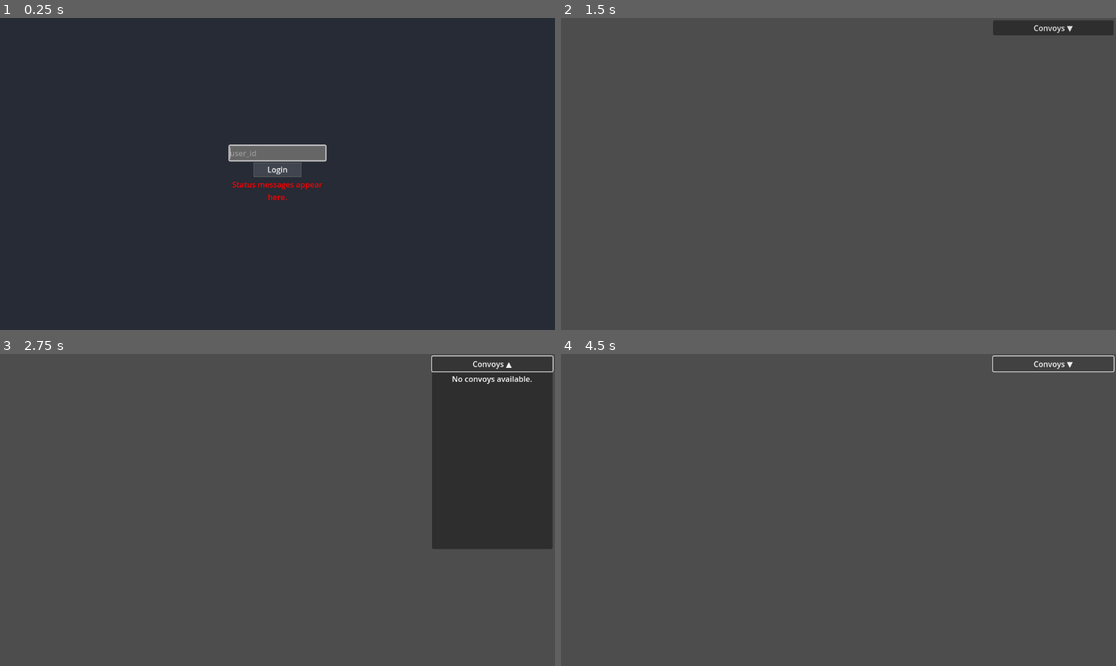
Above: before the commit, frames 1-4 (two rows, left to right).
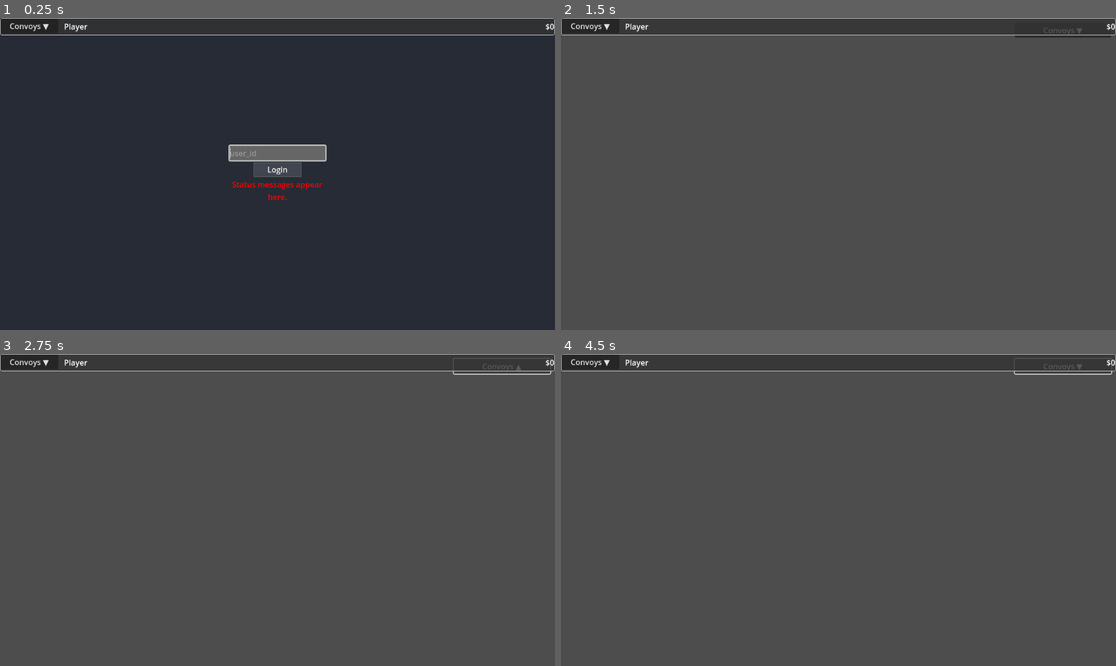
Above: after the commit, the same moments.

Repository: OoriData/DF_Godot
Game: Godot game, scene res://Scenes/GameRoot.tscn
Same seed, same stepped clock (60 frames per second), same inputs: the game is played once before the commit and once after it.
Inputs (mouse positions are in pixels of both pictures, inside the frame that each line leads up to):
- Up to frame 1 (0.25 s): no input
- Up to frame 2 (1.5 s): click (838, 152) at 0.52 s; type "Alex" at 0.6 s; click "Login" at 1.25 s
- Up to frame 3 (2.75 s): click "Convoys ▼" at 2 s
- Up to frame 4 (4.5 s): click "Convoys ▲" at 2.75 s; click "Convoys ▼" at 3.5 s; click "Convoys ▲" at 4.25 s

The runs differ from the first frame. In frame 1, 0.6% of the frame differs, in the area x 0-100%, y 0-6%; in frame 2, 1.2%; in frame 3, 13%, in the area x 0-100%, y 0-63%; in frame 4, 1.3%.

Commit message:
Starting on a nav bar,  little wonky.

Diff:
--- a/Scenes/ConvoyListPanel.tscn
+++ b/Scenes/ConvoyListPanel.tscn
@@ -2,23 +2,21 @@
 
 [ext_resource type="Script" uid="uid://pnchtjdqye7r" path="res://Scripts/UI/convoy_list_panel.gd" id="1_7so3h"]
 
-[node name="ConvoyListPanel" type="PanelContainer"]
+[node name="ConvoyListPanel" type="VBoxContainer"]
 script = ExtResource("1_7so3h")
 
-[node name="MainVBox" type="VBoxContainer" parent="."]
-layout_mode = 2
-
-[node name="ToggleButton" type="Button" parent="MainVBox"]
+[node name="ToggleButton" type="Button" parent="."]
+custom_minimum_size = Vector2(120, 0)
 layout_mode = 2
 text = "Convoys"
 
-[node name="ListScrollContainer" type="ScrollContainer" parent="MainVBox"]
+[node name="ListScrollContainer" type="ScrollContainer" parent="."]
 unique_name_in_owner = true
 layout_mode = 2
 size_flags_vertical = 3
 follow_focus = true
 
-[node name="ConvoyItemsContainer" type="VBoxContainer" parent="MainVBox/ListScrollContainer"]
+[node name="ConvoyItemsContainer" type="VBoxContainer" parent="ListScrollContainer"]
 unique_name_in_owner = true
 layout_mode = 2
 size_flags_horizontal = 3
--- a/Scenes/MapView.tscn
+++ b/Scenes/MapView.tscn
@@ -7,7 +7,21 @@
 [ext_resource type="Script" uid="uid://bhrh158fxnj1g" path="res://Scripts/UI/UI_manager.gd" id="3_xagsy"]
 [ext_resource type="Script" uid="uid://btt1pkuxc2tbe" path="res://Scripts/Map/map_interaction_manager.gd" id="4_b4rp0"]
 [ext_resource type="Script" uid="uid://17krngr1jkib" path="res://Scripts/System/game_timers.gd" id="5_b5irg"]
+[ext_resource type="PackedScene" uid="uid://c5w2h7q3g6y0x" path="res://Scenes/UserInfoDisplay.tscn" id="9_j4x7k"]
+[ext_resource type="PackedScene" uid="uid://dkvjop71jseg6" path="res://Scenes/ConvoyListPanel.tscn" id="10_g5678"]
 [ext_resource type="Script" uid="uid://bn8ay5uej4yb1" path="res://Scripts/Map/convoy_visuals_manager.gd" id="8_hvyeg"]
+
+[sub_resource type="StyleBoxFlat" id="StyleBoxFlat_y2q8v"]
+bg_color = Color(0.2, 0.2, 0.2, 0.8)
+border_width_left = 1
+border_width_top = 1
+border_width_right = 1
+border_width_bottom = 1
+border_color = Color(0.8, 0.8, 0.8, 1)
+corner_radius_top_left = 4
+corner_radius_top_right = 4
+corner_radius_bottom_left = 4
+corner_radius_bottom_right = 4
 
 [node name="MapRender" type="Node2D"]
 script = ExtResource("1_qf4ax")
@@ -32,6 +46,25 @@
 [node name="MapCamera" type="Camera2D" parent="."]
 
 [node name="ScreenSpaceUI" type="CanvasLayer" parent="."]
+
+[node name="TopNavBar" type="PanelContainer" parent="ScreenSpaceUI"]
+anchors_preset = 10
+anchor_right = 1.0
+offset_bottom = 36.0
+grow_horizontal = 2
+theme_override_styles/panel = SubResource("StyleBoxFlat_y2q8v")
+
+[node name="ContentHBox" type="HBoxContainer" parent="ScreenSpaceUI/TopNavBar"]
+layout_mode = 2
+theme_override_constants/separation = 12
+
+[node name="ConvoyListPanel" parent="ScreenSpaceUI/TopNavBar/ContentHBox" instance=ExtResource("10_g5678")]
+layout_mode = 2
+
+[node name="UserInfoDisplay" parent="ScreenSpaceUI/TopNavBar/ContentHBox" instance=ExtResource("9_j4x7k")]
+layout_mode = 2
+size_flags_horizontal = 3
+hide_on_convoy_select = true
 
 [node name="UIManagerNode" type="Node2D" parent="ScreenSpaceUI"]
 script = ExtResource("3_xagsy")
--- a/Scenes/UserInfoDisplay.tscn
+++ b/Scenes/UserInfoDisplay.tscn
@@ -1,20 +1,17 @@
 [gd_scene load_steps=2 format=3 uid="uid://c5w2h7q3g6y0x"]
 
-[ext_resource type="Script" path="res://Scripts/Menus/user_info_display.gd" id="1_83a3p"]
+[ext_resource type="Script" path="res://Scripts/UI/user_info_display.gd" id="1_83a3p"]
 
-[node name="UserInfoDisplay" type="PanelContainer"]
+[node name="UserInfoDisplay" type="HBoxContainer"]
 script = ExtResource("1_83a3p")
 
-[node name="UserInfoHBox" type="HBoxContainer" parent="."]
-layout_mode = 2
-
-[node name="UsernameLabel" type="Label" parent="UserInfoHBox"]
+[node name="UsernameLabel" type="Label" parent="."]
 layout_mode = 2
 size_flags_horizontal = 3
 text = "Player"
 vertical_alignment = 1
 
-[node name="UserMoneyLabel" type="Label" parent="UserInfoHBox"]
+[node name="UserMoneyLabel" type="Label" parent="."]
 layout_mode = 2
 size_flags_horizontal = 3
 text = "$0"
--- a/Scripts/System/game_data_manager.gd
+++ b/Scripts/System/game_data_manager.gd
@@ -10,6 +10,8 @@
 # Emitted when the current user's data (like money) is updated.
 signal user_data_updated(user_data: Dictionary)
 signal vendor_panel_data_ready(vendor_panel_data: Dictionary)
+# Emitted when a convoy is selected or deselected in the UI.
+signal convoy_selection_changed(selected_convoy: Variant)
 
 
 # --- Node References ---
@@ -24,6 +26,7 @@
 var all_settlement_data: Array = []
 var all_convoy_data: Array = [] # Stores augmented convoy data
 var current_user_data: Dictionary = {}
+var _selected_convoy = null
 var convoy_id_to_color_map: Dictionary = {}
 
 # --- Internal State ---
@@ -338,6 +341,19 @@
 	"""Returns the cached user data dictionary."""
 	return current_user_data
 
+func select_convoy(convoy: Variant) -> void:
+	"""
+	Sets the currently selected convoy and emits the convoy_selection_changed signal.
+	Pass null to deselect.
+	"""
+	if _selected_convoy != convoy:
+		_selected_convoy = convoy
+		convoy_selection_changed.emit(_selected_convoy)
+
+func get_selected_convoy() -> Variant:
+	"""Returns the currently selected convoy, or null if none is selected."""
+	return _selected_convoy
+
 
 func get_settlement_name_from_coords(target_x: int, target_y: int) -> String:
 	"""
--- a/Scripts/System/main.gd
+++ b/Scripts/System/main.gd
@@ -21,9 +21,9 @@
 # IMPORTANT: Adjust the path "$GameTimersNode" to the actual path of your GameTimers node in your scene tree.
 @onready var game_timers_node: Node = $GameTimersNode # Adjust if necessary
 # IMPORTANT: Adjust the path "$ConvoyListPanel" to the actual path of your ConvoyListPanel node. Ensure its type matches.
-# ConvoyListPanel is a child of MenuUILayer, which is a sibling of MapViewportContainer.
-# ConvoyListPanel's root node type is now expected to be ScrollContainer.
-@onready var convoy_list_panel_node: PanelContainer = $"../../MenuUILayer/ConvoyListPanel"
+# The ConvoyListPanel's root node type was refactored to VBoxContainer.
+# The ConvoyListPanel is now correctly located inside the TopNavBar.
+@onready var convoy_list_panel_node: VBoxContainer = $ScreenSpaceUI/TopNavBar/ContentHBox/ConvoyListPanel
 # Reference to the MenuManager in GameRoot.tscn
 
 var menu_manager_ref: Control = null
@@ -324,66 +324,17 @@
 		printerr('Main: DetailedViewToggleCheckbox node not found or invalid. Check the path in main.gd.')
 
 	# --- Setup Convoy List Panel ---
-	# More detailed check for ConvoyListPanel path
-	var menu_ui_layer_check_node = get_node_or_null("../../MenuUILayer") # Adjusted path for check
-	if is_instance_valid(menu_ui_layer_check_node):
-		# print("Main (_ready): Parent 'MenuUILayer' FOUND. Name: '%s', Type: '%s', Visible: %s" % [menu_ui_layer_check_node.name, menu_ui_layer_check_node.get_class(), menu_ui_layer_check_node.visible])
-		# if menu_ui_layer_check_node is CanvasLayer:
-		# 	print("Main (_ready): 'MenuUILayer' is a CanvasLayer. Layer ID: %s" % menu_ui_layer_check_node.layer)
-		# # --- DEBUG: Force MenuUILayer visible to test ConvoyListPanel visibility ---
-		menu_ui_layer_check_node.visible = true
-	else:
-		printerr("Main (_ready): CRITICAL - Parent node '../MenuUILayer' NOT FOUND relative to '%s'. ConvoyListPanel will not be visible." % self.name)
-
-	# The error messages below also need to reflect the new path logic if they trigger.
-	if not is_instance_valid(menu_ui_layer_check_node):
-		printerr("Main (_ready): Node '../../MenuUILayer' NOT FOUND relative to '%s'. The path '../../MenuUILayer/ConvoyListPanel' will fail." % self.name)
-	elif not is_instance_valid(menu_ui_layer_check_node.get_node_or_null("ConvoyListPanel")): # Adjusted check
-		printerr("Main (_ready): Node '../../MenuUILayer' WAS FOUND, but it does not have a child named 'ConvoyListPanel'. The path '../../MenuUILayer/ConvoyListPanel' will fail.")
-
 	if is_instance_valid(convoy_list_panel_node):
-		# print("Main: ConvoyListPanel node found.")
-		convoy_list_panel_node.visible = true # Explicitly set to visible (ensure parent MenuUILayer is also visible)
-		# TEMPORARY DEBUG: Force size and position
-		# Ensure the node type is correct as well. If it's not a PanelContainer or compatible, methods might fail.
-		# print("Main: ConvoyListPanel node type: ", convoy_list_panel_node.get_class())
-
-		convoy_list_panel_node.custom_minimum_size = Vector2(250, 400) # Keep forced size for now, or set in editor
-		# print("Main: ConvoyListPanel TEMPORARILY forced size and position.")
-		# Set z_index to ensure it's drawn above the map and potentially other base UI.
-		# Adjust this value as needed. For example, `2` would put it on the same layer as detailed_view_toggle.
-		# `3` would put it above the toggle.
-		convoy_list_panel_node.z_index = 2
-
 		if convoy_list_panel_node.has_signal("convoy_selected_from_list"):
 			convoy_list_panel_node.convoy_selected_from_list.connect(_on_convoy_selected_from_list_panel) # Corrected signal name
 			# print("Main: Connected to ConvoyListPanel.convoy_selected_from_list signal.")
 		else:
 			printerr("Main: ConvoyListPanel node does not have 'convoy_selected_from_list' signal.")
-		# Initial population (likely with empty data if convoys load async).
-		# Defer this call to ensure ConvoyListPanel's _ready() and its @onready vars are fully settled.
 		if convoy_list_panel_node.has_method("populate_convoy_list"):
 			# print("Main: Scheduling population of ConvoyListPanel initially with _all_convoy_data count: ", _all_convoy_data.size()) # DEBUG
 			convoy_list_panel_node.call_deferred("populate_convoy_list", []) # Initially empty, will be populated by GDM signal
-			# Defer position update as well, in case it depends on the panel's size after population.
-			call_deferred("_update_convoy_list_panel_position")
-
-		# --- DEBUG: ConvoyListPanel final state check in main.gd ---
-		# print("Main (_ready): ConvoyListPanel final state check:")
-		# print("  - IsValid: ", is_instance_valid(convoy_list_panel_node))
-		# print("  - Visible: ", convoy_list_panel_node.visible)
-		# print("  - Size: ", convoy_list_panel_node.size) # Check actual size after potential layout updates
-		# print("  - Custom Min Size: ", convoy_list_panel_node.custom_minimum_size)
-		# print("  - Position: ", convoy_list_panel_node.position)
-		# print("  - Modulate: ", convoy_list_panel_node.modulate) # Check alpha
-		# print("  - Global Position: ", convoy_list_panel_node.global_position)
-		# print("  - Z Index: ", convoy_list_panel_node.z_index)
-		# if is_instance_valid(convoy_list_panel_node.get_parent()):
-			# print("  - Parent Visible: ", convoy_list_panel_node.get_parent().visible)
-			# if convoy_list_panel_node.get_parent() is CanvasLayer:
-				# print("  - Parent CanvasLayer Layer: ", convoy_list_panel_node.get_parent().layer)
 	else: # This means the @onready var convoy_list_panel_node is null or invalid
-		printerr("Main: ConvoyListPanel node (assigned via @onready var using path '../../MenuUILayer/ConvoyListPanel') is NOT VALID in _ready(). Please verify the node path and names in your scene tree are exactly '../../MenuUILayer/ConvoyListPanel' relative to the node with main.gd.")
+		printerr("Main: ConvoyListPanel node is NOT VALID in _ready(). Please verify the node path in main.gd.")
 
 	# Defer initial layout until the node is visible to avoid interfering with other scenes (like a login screen).
 	# _on_viewport_size_changed()
@@ -565,8 +516,6 @@
 		_update_refresh_notification_position()
 	if is_instance_valid(detailed_view_toggle):
 		_update_detailed_view_toggle_position()
-	if is_instance_valid(convoy_list_panel_node):
-		_update_convoy_list_panel_position() # This needs to use main window rect
 
 	# _apply_map_camera_and_ui_layout() is simplified as camera offset is now simpler.
 
@@ -1017,31 +966,6 @@
 		map_view_rect.position.y + map_view_rect.size.y - toggle_size.y - padding
 	)
 
-func _update_convoy_list_panel_position() -> void:
-	if not is_instance_valid(convoy_list_panel_node):
-		return
-
-	var viewport_size = get_viewport_rect().size
-	# ConvoyListPanel is on MenuUILayer (CanvasLayer), so its positioning should be relative to the main game window.
-	var main_window_rect = get_tree().root.get_visible_rect()
-	var fixed_panel_size = convoy_list_panel_node.custom_minimum_size
-
-	# If custom_minimum_size was not set or is zero (e.g., if _ready didn't set it yet,
-	# though it should have), fallback to a default.
-	if fixed_panel_size == Vector2.ZERO:
-		fixed_panel_size = Vector2(250, 400) # Default fixed size from _ready
-		convoy_list_panel_node.custom_minimum_size = fixed_panel_size # Ensure it's set
-
-	var padding = label_map_edge_padding # Use the existing padding variable
-
-	convoy_list_panel_node.position = Vector2(
-		main_window_rect.size.x - fixed_panel_size.x - padding,  # Position from the right edge of main window
-		padding     # Position from the top edge of main window
-	)
-	# Explicitly set the size of the panel to its fixed size.
-	# This ensures it doesn't expand even if some other layout property tries to make it.
-	convoy_list_panel_node.size = fixed_panel_size
-
 # _on_connector_lines_container_draw is now handled by UIManager.gd
 
 # --- Signal Handlers for MapInteractionManager ---
--- a/Scripts/UI/convoy_list_panel.gd
+++ b/Scripts/UI/convoy_list_panel.gd
@@ -1,49 +1,31 @@
-extends PanelContainer
+extends VBoxContainer
 
 # Emitted when a convoy is selected from this list.
 # Passes the full convoy_data dictionary of the selected convoy.
 signal convoy_selected_from_list(convoy_data)
 
-@onready var toggle_button: Button = $MainVBox/ToggleButton
-@onready var list_scroll_container: ScrollContainer = $MainVBox/ListScrollContainer
-@onready var list_item_container: VBoxContainer = $MainVBox/ListScrollContainer/ConvoyItemsContainer
-@onready var main_vbox: VBoxContainer = $MainVBox # Add @onready for MainVBox
-
-# Z-index constants for managing draw order
-# Default z-index is handled by _base_z_index when the panel is closed.
-# Z-index when the list is open. This needs to be higher than MenuManager's MENU_MANAGER_ACTIVE_Z_INDEX (currently 150).
-const EXPANDED_OVERLAY_Z_INDEX = 200
-
-var _panel_style_open: StyleBox
-var _panel_style_closed: StyleBox
-# var _base_z_index: int # No longer needed as we'll maintain a high z-index
+@onready var toggle_button: Button = $ToggleButton
+@onready var list_scroll_container: ScrollContainer = %ListScrollContainer
+@onready var list_item_container: VBoxContainer = %ConvoyItemsContainer
 
 # Add a reference to GameDataManager
 var gdm: Node = null
 
 func _ready():
-	# self.z_index is now consistently managed by _update_panel_appearance
-	_panel_style_open = get_theme_stylebox("panel", "PanelContainer")
-	_panel_style_closed = StyleBoxEmpty.new() # Completely transparent, no drawing
-
 	# Critical node checks
 	if not is_instance_valid(toggle_button):
 		printerr("ConvoyListPanel (_ready): toggle_button node NOT FOUND.")
 		return
 	if not is_instance_valid(list_scroll_container):
-		printerr("ConvoyListPanel (_ready): list_scroll_container node NOT FOUND.")
+		printerr("ConvoyListPanel (_ready): ListScrollContainer node NOT FOUND. Check unique name in scene.")
 		return
 	if not is_instance_valid(list_item_container):
-		printerr("ConvoyListPanel (_ready): list_item_container node NOT FOUND.")
-		return
-	if not is_instance_valid(main_vbox):
-		printerr("ConvoyListPanel (_ready): main_vbox node NOT FOUND.")
+		printerr("ConvoyListPanel (_ready): ConvoyItemsContainer node NOT FOUND. Check unique name in scene.")
 		return
 
 	# Hide the list initially
 	list_scroll_container.visible = false
 	toggle_button.pressed.connect(_on_toggle_button_pressed)
-	_update_panel_appearance() # Set initial appearance (closed style, no background)
 	toggle_button.text = "Convoys ▼" # Initial text for closed state
 
 	# Attempt to connect to MenuManager's signal to auto-close this panel
@@ -66,13 +48,11 @@
 		# gdm.request_convoy_data_refresh()
 
 	# Initial size update after setup
-	call_deferred("_update_layout_for_parents")
+	call_deferred("update_minimum_size")
 
 
 func _on_toggle_button_pressed() -> void:
-	if not is_instance_valid(list_scroll_container) or \
-	   not is_instance_valid(main_vbox) or \
-	   not is_instance_valid(toggle_button):
+	if not is_instance_valid(list_scroll_container) or not is_instance_valid(toggle_button):
 		printerr("ConvoyListPanel: Critical nodes missing in _on_toggle_button_pressed.")
 		return
 
@@ -88,8 +68,7 @@
 
 	list_scroll_container.visible = true
 	toggle_button.text = "Convoys ▲"
-	_update_panel_appearance()
-	call_deferred("_update_layout_for_parents")
+	call_deferred("update_minimum_size")
 
 func close_list():
 	"""Closes the convoy list if it's open."""
@@ -99,14 +78,7 @@
 
 	list_scroll_container.visible = false
 	toggle_button.text = "Convoys ▼"
-	_update_panel_appearance()
-	call_deferred("_update_layout_for_parents")
-
-func _update_layout_for_parents():
-	# Request layout update for parent containers
-	if not is_instance_valid(main_vbox): return
-	main_vbox.call_deferred("update_minimum_size")
-	self.call_deferred("update_minimum_size")
+	call_deferred("update_minimum_size")
 
 func _on_main_menu_opened(_menu_node, _menu_type: String):
 	# If a menu from MenuManager opens, and our panel is currently expanded, close it.
@@ -115,42 +87,10 @@
 	if list_scroll_container.visible:
 		close_list()
 
-func _update_panel_appearance() -> void:
-	if not is_instance_valid(list_scroll_container) or not is_instance_valid(main_vbox): # Guard for both nodes
-		printerr("ConvoyListPanel: _update_panel_appearance - Critical node (list_scroll_container or main_vbox) missing.")
-		return
-
-	if list_scroll_container.visible: # Open state - show background
-		# print("ConvoyListPanel: _update_panel_appearance() - Setting to OPEN state.") # DEBUG
-		if is_instance_valid(_panel_style_open):
-			z_index = EXPANDED_OVERLAY_Z_INDEX # Draw on top
-			self.mouse_filter = MOUSE_FILTER_STOP # PanelContainer stops mouse events
-			main_vbox.mouse_filter = MOUSE_FILTER_STOP # MainVBox also stops mouse events
-			add_theme_stylebox_override("panel", _panel_style_open)
-		else: # Fallback if style is somehow invalid
-			print("ConvoyListPanel: _update_panel_appearance() - OPEN state, _panel_style_open INVALID.") # DEBUG
-			# z_index = EXPANDED_OVERLAY_Z_INDEX # z_index is already set
-			self.mouse_filter = MOUSE_FILTER_STOP
-			main_vbox.mouse_filter = MOUSE_FILTER_STOP
-			remove_theme_stylebox_override("panel") # Use default theme panel
-
-	else: # Closed state - hide background, but keep Z-index high for the toggle button
-		# print("ConvoyListPanel: _update_panel_appearance() - Setting to CLOSED state.") # DEBUG
-		if is_instance_valid(_panel_style_closed):
-			z_index = EXPANDED_OVERLAY_Z_INDEX # Keep Z-index high to ensure toggle button is on top
-			self.mouse_filter = MOUSE_FILTER_IGNORE # PanelContainer ignores mouse events
-			main_vbox.mouse_filter = MOUSE_FILTER_IGNORE # MainVBox also ignores mouse events
-			add_theme_stylebox_override("panel", _panel_style_closed)
-		else: # Fallback if style is somehow invalid, still ensure proper Z and mouse filter
-			z_index = EXPANDED_OVERLAY_Z_INDEX
-			# self.mouse_filter = MOUSE_FILTER_IGNORE # mouse_filter is already set
-			main_vbox.mouse_filter = MOUSE_FILTER_IGNORE
-			remove_theme_stylebox_override("panel")
-
 ## Populates the list with convoy data.
 func populate_convoy_list(convoys_data: Array) -> void:
 	if not is_instance_valid(list_item_container):
-		printerr("ConvoyListPanel: populate_convoy_list - list_item_container node not found or invalid. Check path in script and ConvoyListPanel.tscn. Path used: $MainVBox/ListScrollContainer/ConvoyItemsContainer")
+		printerr("ConvoyListPanel: populate_convoy_list - list_item_container node not found or invalid. Check unique name in scene.")
 		return
 
 	# Clear existing items
@@ -186,9 +126,7 @@
 		# print("ConvoyListPanel: Added button for convoy '%s' (ID: %s)." % [convoy_name, convoy_id]) # DEBUG
 
 func _on_convoy_item_pressed(convoy_item_data: Dictionary) -> void:
-	if not is_instance_valid(list_scroll_container) or \
-	   not is_instance_valid(main_vbox) or \
-	   not is_instance_valid(toggle_button):
+	if not is_instance_valid(list_scroll_container) or not is_instance_valid(toggle_button):
 		printerr("ConvoyListPanel: Critical nodes missing in _on_convoy_item_pressed.")
 		return
 
@@ -204,7 +142,7 @@
 ## Call this from main.gd when a convoy is selected on the map.
 func highlight_convoy_in_list(selected_convoy_id_str: String) -> void:
 	if not is_instance_valid(list_item_container):
-		printerr("ConvoyListPanel: highlight_convoy_in_list - list_item_container node not found or invalid. Check path in script and ConvoyListPanel.tscn. Path used: $ConvoyItemsContainer")
+		printerr("ConvoyListPanel: highlight_convoy_in_list - list_item_container node not found or invalid. Check unique name in scene.")
 		return
 
 	for child in list_item_container.get_children():
--- a/Scripts/Menus/user_info_display.gd
+++ b/Scripts/UI/user_info_display.gd
@@ -1,7 +1,9 @@
-extends PanelContainer
+extends HBoxContainer
 
-@onready var username_label: Label = $UserInfoHBox/UsernameLabel
-@onready var user_money_label: Label = $UserInfoHBox/UserMoneyLabel
+@export var hide_on_convoy_select: bool = false
+
+@onready var username_label: Label = $UsernameLabel
+@onready var user_money_label: Label = $UserMoneyLabel
 
 var gdm: Node
 
@@ -11,15 +13,31 @@
 		# Use modern Godot 4 signal connection syntax for better clarity and practice.
 		if not gdm.is_connected("user_data_updated", _on_user_data_updated):
 			gdm.user_data_updated.connect(_on_user_data_updated)
+
+		if hide_on_convoy_select:
+			if gdm.has_signal("convoy_selection_changed"):
+				if not gdm.is_connected("convoy_selection_changed", _on_convoy_selection_changed):
+					gdm.convoy_selection_changed.connect(_on_convoy_selection_changed)
+				# Set initial visibility based on whether a convoy is already selected.
+				# This assumes gdm.get_selected_convoy() exists and returns null if none is selected.
+				if gdm.has_method("get_selected_convoy"):
+					_on_convoy_selection_changed(gdm.get_selected_convoy())
+			else:
+				printerr("UserInfoDisplay: GameDataManager is missing the 'convoy_selection_changed' signal. The top bar display will not hide on convoy selection.")
 	else:
 		printerr("UserInfoDisplay: Could not find GameDataManager.")
 
-	_style_panel()
 	_update_display() # Initial update
 
 func _notification(what: int) -> void:
 	if what == NOTIFICATION_VISIBILITY_CHANGED and is_visible_in_tree():
 		_update_display()
+
+func _on_convoy_selection_changed(selected_convoy: Variant) -> void:
+	# This logic is only connected if hide_on_convoy_select is true.
+	# If a convoy is selected (not null), hide this UI element.
+	# If no convoy is selected (null), show it.
+	visible = (selected_convoy == null)
 
 func _on_user_data_updated(user_data: Dictionary):
 	_update_display()
@@ -34,17 +52,6 @@
 
 	username_label.text = username
 	user_money_label.text = _format_money(money_amount)
-
-func _style_panel():
-	var panel_style = StyleBoxFlat.new()
-	panel_style.bg_color = Color(0.2, 0.2, 0.2, 0.8) # A dark, semi-transparent grey
-	panel_style.set_border_width_all(1)
-	panel_style.border_color = Color.LIGHT_GRAY
-	panel_style.corner_radius_top_left = 4
-	panel_style.corner_radius_top_right = 4
-	panel_style.corner_radius_bottom_left = 4
-	panel_style.corner_radius_bottom_right = 4
-	add_theme_stylebox_override("panel", panel_style)
 
 func _format_money(amount: Variant) -> String:
 	"""Formats a number into a currency string, e.g., $1,234,567"""
Not shown: 1 places in Scenes/MapView.tscn that only renumber resources
Renamed: Scripts/Menus/user_info_display.gd.uid -> Scripts/UI/user_info_display.gd.uid
